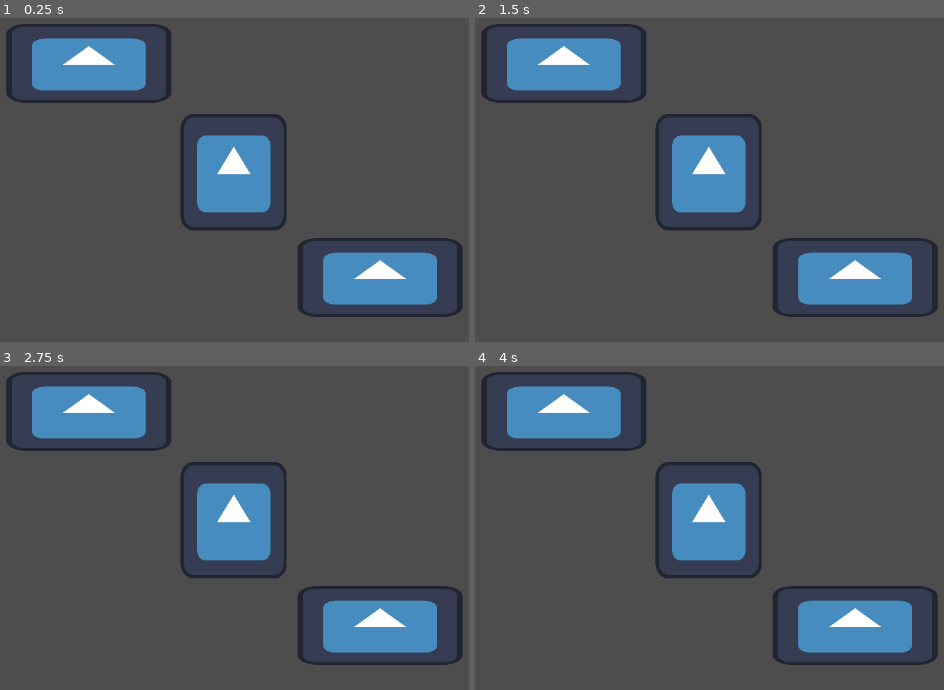
Above: before the commit, frames 1-4 (two rows, left to right).
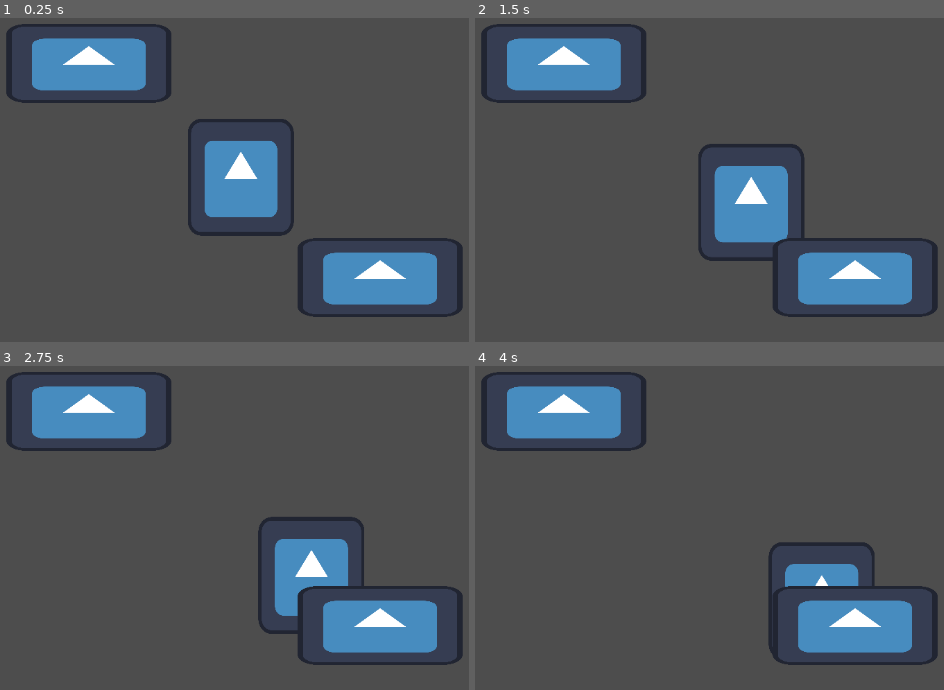
Above: after the commit, the same moments.

Repository: Nuxnuxx/gamejam-2024
Game: Godot game, scene res://main.tscn
Two runs of this game, one before a commit and one after it. Both use one fixed random seed, a clock stepped at 60 frames per second and the inputs below. The engine's default icon, where the game draws it, is replaced by a stand-in: a white triangle on a blue panel in a dark square.
Inputs:
- Up to frame 1 (0.25 s): no input
- Up to frame 2 (1.5 s): no input
- Up to frame 3 (2.75 s): no input
- Up to frame 4 (4 s): no input

The runs differ from the first frame. In frame 1, 3.4% of the frame differs, in the area x 38-63%, y 29-68%; in frame 2, 7.0%; in frame 3, 7.9%, in the area x 38-78%, y 29-83%; in frame 4, 6.4%.
Error before the commit: Parse Error: Could not resolve class "res://Actors/Ennemy/Ennemy_Base/ennemy_base.gd". (res://Actors/Ennemy/Ennemy1/Ennemy1.gd:1)

Commit message:
feat: generate procedural wawe

Diff:
--- a/Actors/Ennemy/Ennemy1/Ennemy1.tscn
+++ b/Actors/Ennemy/Skeleton/Skeleton.tscn
@@ -1,6 +1,6 @@
 [gd_scene load_steps=5 format=3 uid="uid://cj0t6co6vbhsn"]
 
-[ext_resource type="Script" path="res://Actors/Ennemy/Ennemy1/Ennemy1.gd" id="1_0wpc1"]
+[ext_resource type="Script" path="res://Actors/Ennemy/Skeleton/Skeleton.gd" id="1_0wpc1"]
 [ext_resource type="Texture2D" uid="uid://cdioqhgvwen3d" path="res://icon.svg" id="2_bbsvv"]
 
 [sub_resource type="SpriteFrames" id="SpriteFrames_0mhce"]
--- /dev/null
+++ b/game_manager/game_manager.gd
@@ -0,0 +1,26 @@
+const type_focus = [
+	"BUILD",
+	"HOUSE",
+	"OBELISK",
+	"DEFENSE",
+	"CULT",
+]
+
+const codex_ennemies = [
+	{
+		"name": "skeleton",
+		"difficulty": 2,
+		"difficulty_min": 0,
+		"speed": 50,
+		"health": 100,
+		"earning": 10,
+	},
+	{
+		"name": "archer_skeleton",
+		"difficulty": 4,
+		"difficulty_min": 0,
+		"speed": 70,
+		"health": 30,
+		"earning": 10,
+	}
+]
--- /dev/null
+++ b/game_manager/wawe_manager.gd
@@ -0,0 +1,66 @@
+const game_manager = preload("res://game_manager/game_manager.gd")
+
+static func difficulty_0_50(wawe: int)-> int:
+	return int(15*exp(wawe*0.07))
+
+static func difficulty_50_inf(wawe: int)-> int:
+	return int(7 * wawe)
+
+static func get_wawe_difficulty(wawe: int)-> int:
+	if wawe <= 50:
+		return difficulty_0_50(wawe)
+	return difficulty_50_inf(wawe)
+
+
+
+static func get_spawnable_mob(difficulty: int)-> Array:
+	var spawnable_mob = []
+
+	for mob in game_manager.codex_ennemies:
+		if mob["difficulty_min"] <= difficulty && mob["difficulty"] <= difficulty:
+			spawnable_mob.append(mob)
+	return spawnable_mob
+
+static func update_spawnable_mob(difficulty:int, spawnable_mob: Array)-> Array:
+	var spawnable_mob_final = []
+
+	for mob in spawnable_mob:
+		if mob["difficulty"] <= difficulty:
+			spawnable_mob_final.append(mob)
+	return spawnable_mob_final
+
+static func get_mob_to_spawn(difficulty: int, pool_mob: Array)-> Dictionary:
+	var updated_pool_mob = update_spawnable_mob(difficulty, pool_mob)
+	var mob_to_spawn = null
+
+	pool_mob.sort_custom(func(a, b): return a["difficulty"] < b["difficulty"])
+	var lowest_difficulty = pool_mob[0]["difficulty"]
+
+	if len(updated_pool_mob) == 0:
+		var lowest_mobs = []
+		for mob in pool_mob:
+			if mob["difficulty"] == lowest_difficulty:
+				lowest_mobs.append(mob)
+
+		mob_to_spawn = lowest_mobs.pick_random()
+	else:
+		mob_to_spawn = updated_pool_mob.pick_random()
+	return mob_to_spawn
+
+
+static func generate_wawe(wawe: int)-> Dictionary:
+	var difficulty = get_wawe_difficulty(wawe)
+	print(difficulty)
+	var pool_spawnable_mob = get_spawnable_mob(difficulty)
+	var current_difficulty = difficulty
+	var pool_mob_spawn = {}
+
+	while current_difficulty > 0:
+		var mob_to_spawn = get_mob_to_spawn(current_difficulty, pool_spawnable_mob)
+		if mob_to_spawn["name"] in pool_mob_spawn:
+			pool_mob_spawn[mob_to_spawn["name"]] += 1
+		else:
+			pool_mob_spawn[mob_to_spawn["name"]] = 1
+		current_difficulty -= mob_to_spawn["difficulty"]
+
+	return pool_mob_spawn
--- a/main.tscn
+++ b/main.tscn
@@ -1,16 +1,12 @@
-[gd_scene load_steps=4 format=3 uid="uid://q0kj70kue1w0"]
+[gd_scene load_steps=3 format=3 uid="uid://q0kj70kue1w0"]
 
-[ext_resource type="PackedScene" uid="uid://cj0t6co6vbhsn" path="res://Actors/Ennemy/Ennemy1/Ennemy1.tscn" id="1_p0rf1"]
-[ext_resource type="PackedScene" uid="uid://c3j1nw5ro56tr" path="res://Game_Manager/Game_manager.tscn" id="2_jegb4"]
+[ext_resource type="PackedScene" uid="uid://cj0t6co6vbhsn" path="res://Actors/Ennemy/Skeleton/Skeleton.tscn" id="2_jegb4"]
 [ext_resource type="Texture2D" uid="uid://cdioqhgvwen3d" path="res://icon.svg" id="3_m5vqb"]
 
 [node name="Main_Scene" type="Node2D"]
 
-[node name="Ennemy1" parent="." instance=ExtResource("1_p0rf1")]
+[node name="Ennemy1" parent="." instance=ExtResource("2_jegb4")]
 position = Vector2(375, 313)
-
-[node name="GameManager" parent="." instance=ExtResource("2_jegb4")]
-unique_name_in_owner = true
 
 [node name="cible" type="Sprite2D" parent="." groups=["BUILD"]]
 position = Vector2(167, 155)
Renamed: Actors/Ennemy/Ennemy1/Ennemy1.gd -> Actors/Ennemy/Skeleton/Skeleton.gd
